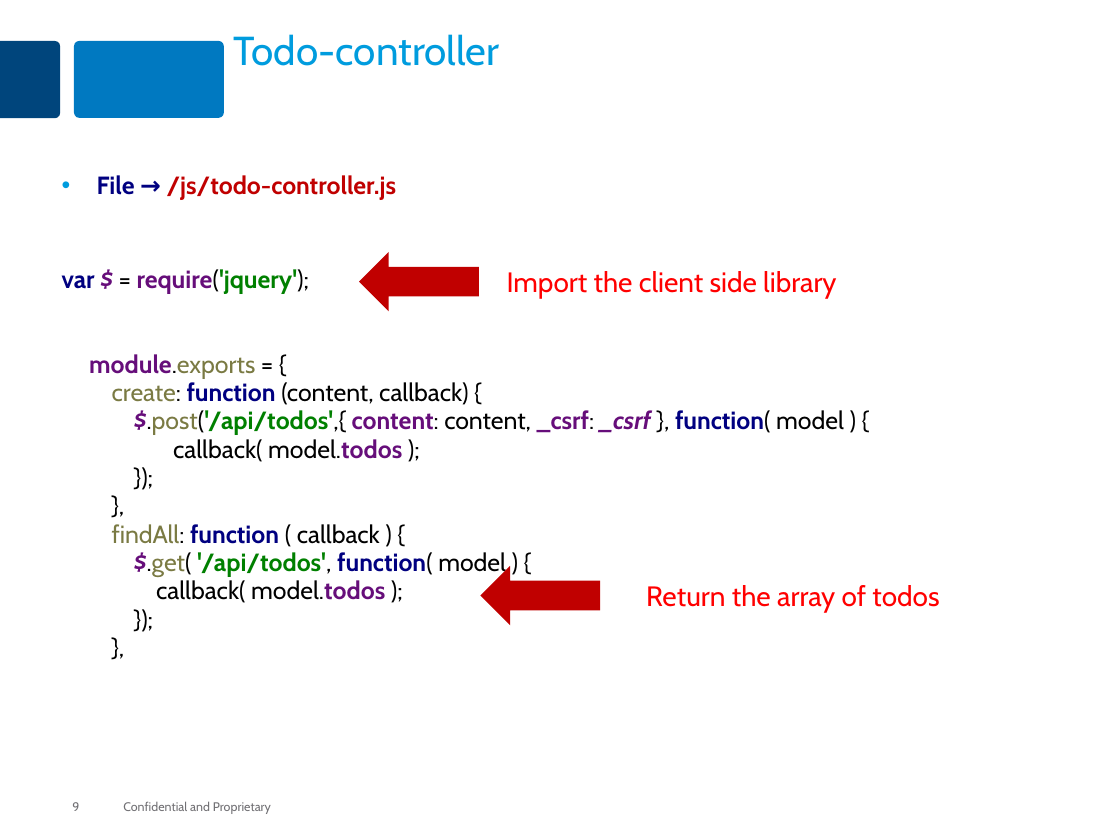
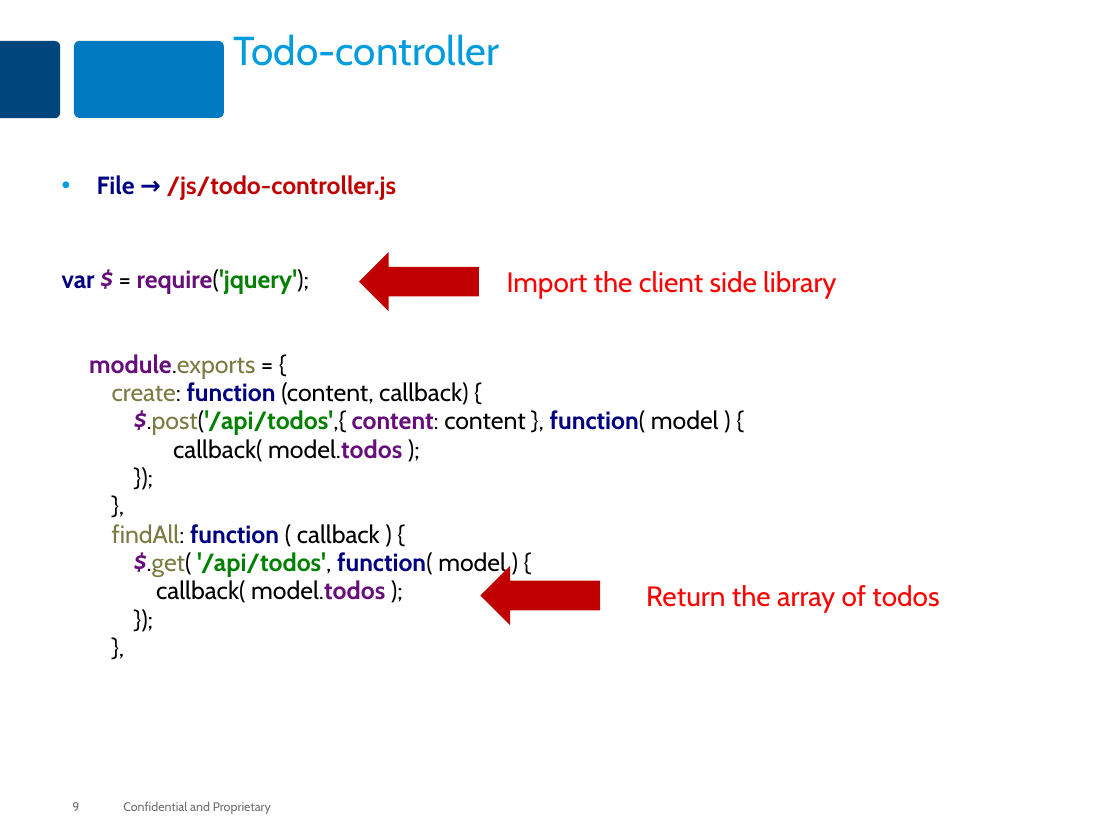
Before and after one commit to MaxMillington/react_practice, a slide deck: slide 9 of lesson-react-20-ajax/react-ajax.pptx. Drawn at 1120x840 pixels with LibreOffice and Linux fonts; fonts in the diff are those of the drawing. Boxes give left, top, right and bottom in pixels: in the first picture for what was removed or moved away, otherwise in the second. Text is boxed around its words. In the diff, an @@ line names an element or a change of style, - is before the commit and + after.

Commit message:
Removed the refernece to _csrf

```diff
--- a/lesson-react-20-ajax/react-ajax.pptx
+++ b/lesson-react-20-ajax/react-ajax.pptx
@@ text at <box>62,269,719,603</box>: text changed @@
-var $ = require('jquery');
-module.exports = {
-create: function (content, callback) {
-$.post('/api/todos',{ content: content, _csrf: _csrf }, function( model ) {
-callback( model.todos );
-});
-},
-findAll: function ( callback ) {
-$.get( '/api/todos', function( model ) {
-callback( model.todos );
-});
-},
+var $ = require('jquery');
+module.exports = {
+create: function (content, callback) {
+$.post('/api/todos',{ content: content }, function( model ) {
+callback( model.todos );
+});
+},
+findAll: function ( callback ) {
+$.get( '/api/todos', function( model ) {
+callback( model.todos );
+});
+},
```
